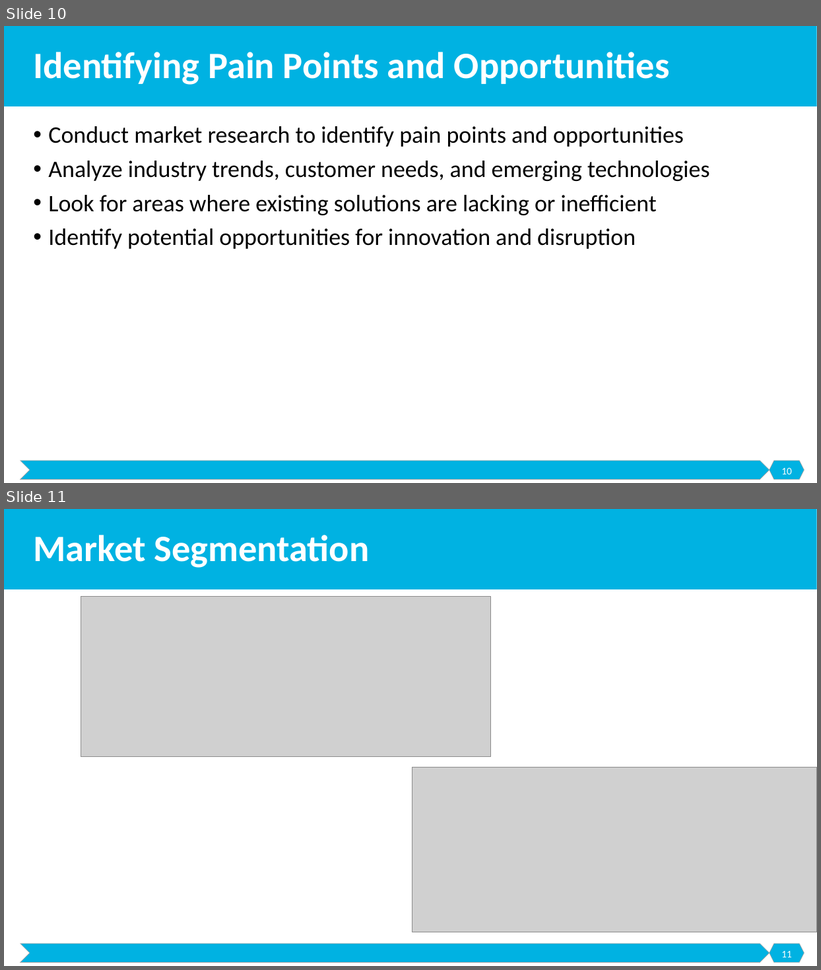
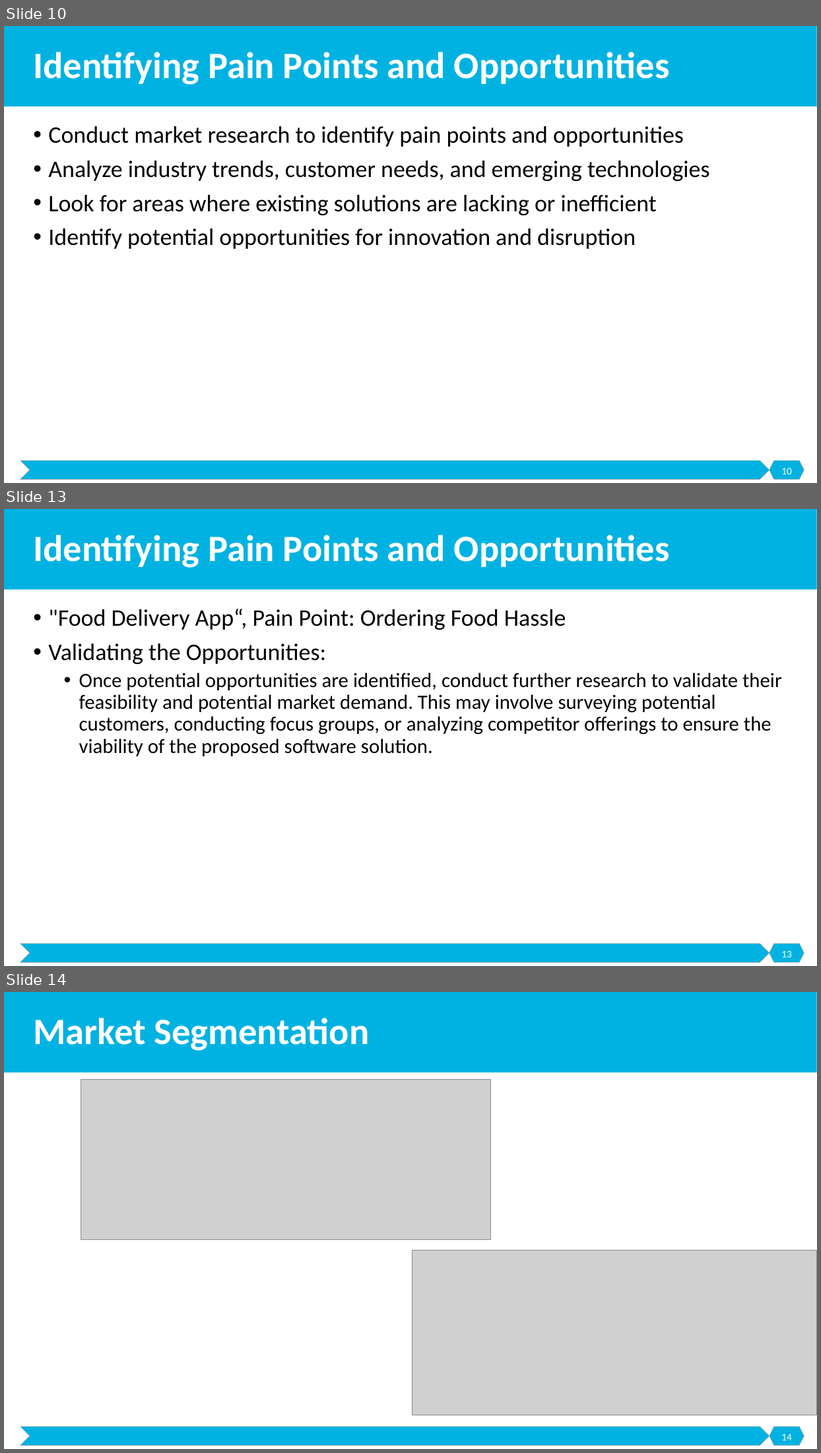
Before and after one commit to malenezi/malenezi, a slide deck: SE495/Lectures/3-Ideation and Design/Ideation and Design.pptx. Shown one above the other, each under a label of ours: slides 10 and 11 before the commit, slides 10, 13 and 14 after it; the slides between them are not shown. The pictures are 821x970 and 821x1453 pixels, drawn with LibreOffice and Linux fonts; fonts in the diff are those of the drawing; grey boxes stand for pictures. Boxes give left, top, right and bottom in pixels: in the first picture for what was removed or moved away, otherwise in the second. Text is boxed around its words. In the diff, an @@ line names an element or a change of style, - is before the commit and + after.

```diff
--- a/SE495/Lectures/3-Ideation and Design/Ideation and Design.pptx
+++ b/SE495/Lectures/3-Ideation and Design/Ideation and Design.pptx
@@ slide 13 added at [4,509,817,966], background #FFFFFF; not listed: 3 template elements that a slide beside it also shows @@
@@ title added at [33,535,670,568], 44 pt, text #FFFFFF, bold @@
+Identifying Pain Points and Opportunities
@@ text added at [48,609,782,757], 24 pt, text #000000 @@
+• "Food Delivery App“, Pain Point: Ordering Food Hassle
+• Validating the Opportunities:
+  • Once potential opportunities are identified, conduct further research to validate their feasibility and potential market demand. This may involve surveying potential customers, conducting focus groups, or analyzing competitor offerings to ensure the viability of the proposed software solution.
@@ page number added at [781,951,792,958], 12 pt, text #FFFFFF @@
+13
@@ what was slide 11 is now slide 14 @@
@@ page number at [781,1434,792,1441]: text changed @@
-11
+14
```
Also in this commit, not shown: 2 other slides added, 2 other files.
